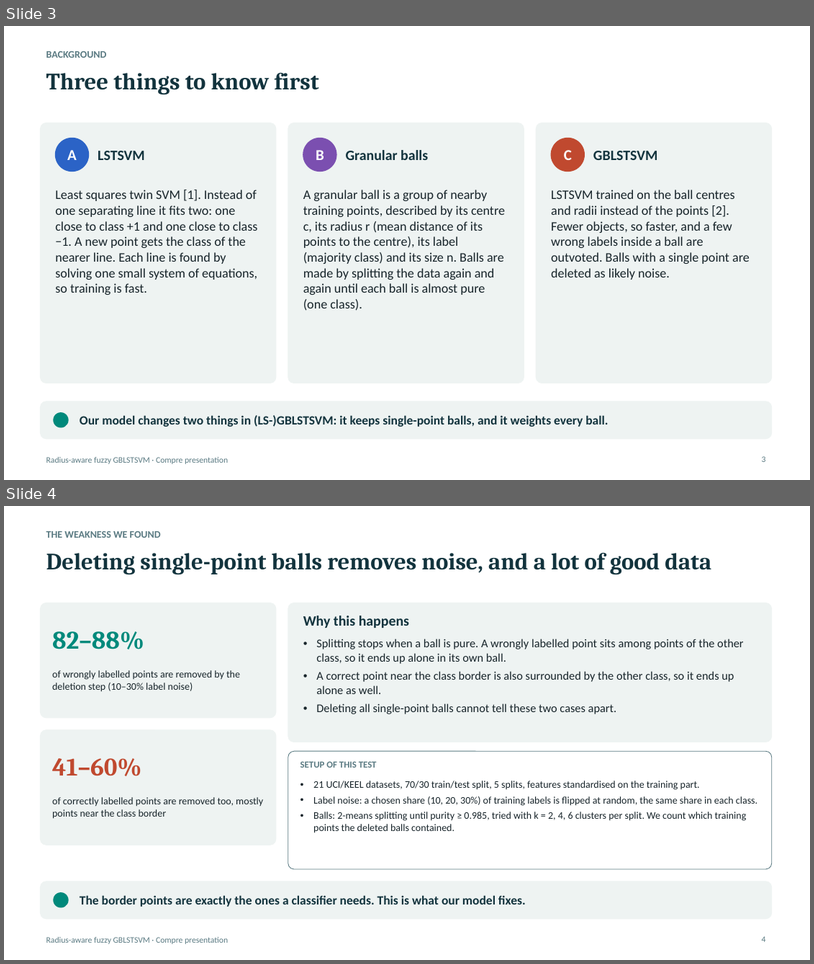
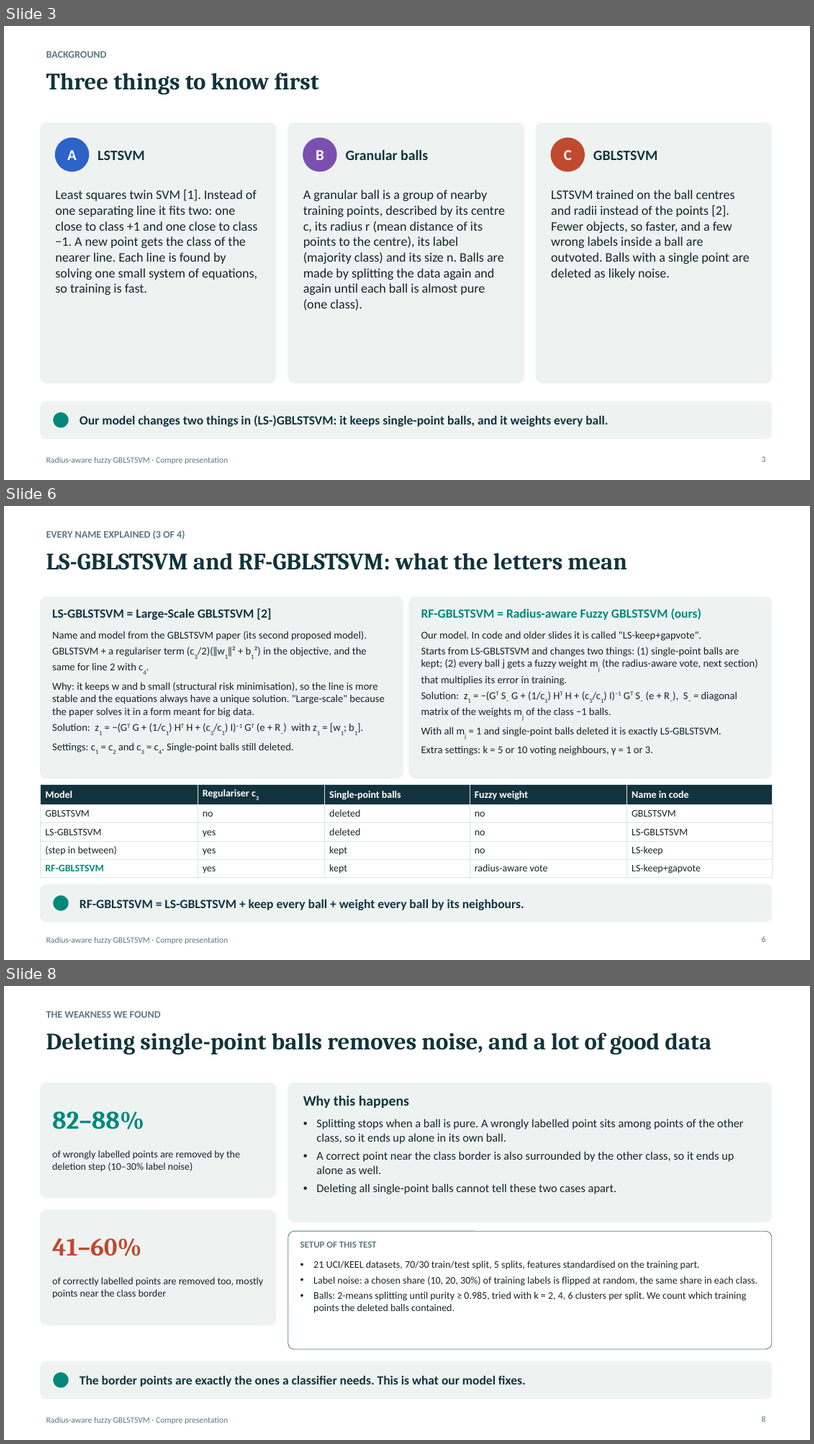
Before and after one commit to Jayagna/GBLSTSVM, a slide deck: reports/compre/compre_presentation.pptx. Shown one above the other, each under a label of ours: slides 3 and 4 before the commit, slides 3, 6 and 8 after it; the slides between them are not shown. The pictures are 814x964 and 814x1444 pixels, drawn with LibreOffice and Linux fonts; fonts in the diff are those of the drawing. Boxes give left, top, right and bottom in pixels: in the first picture for what was removed or moved away, otherwise in the second. Text is boxed around its words. In the diff, an @@ line names an element or a change of style, - is before the commit and + after.

```diff
--- a/reports/compre/compre_presentation.pptx
+++ b/reports/compre/compre_presentation.pptx
@@ slide 6 added at [4,506,810,960], background #FFFFFF; not listed: 1 template element that a slide beside it also shows @@
@@ text added at [46,530,185,539], 12 pt, text #5A7A82, bold @@
+EVERY NAME EXPLAINED (3 OF 4)
@@ title added at [46,553,628,570], 28 pt, text #12333D, bold @@
+LS-GBLSTSVM and RF-GBLSTSVM: what the letters mean
@@ rounded rectangle added at [40,597,404,778], fill #EEF3F2, outline #EEF3F2 0.75 pt @@
@@ text added at [52,608,271,620], 15 pt, text #12333D, bold @@
+LS-GBLSTSVM = Large-Scale GBLSTSVM [2]
@@ rounded rectangle added at [409,597,772,778], fill #EEF3F2, outline #EEF3F2 0.75 pt @@
@@ text added at [422,608,702,620], 15 pt, text #00897B, bold @@
+RF-GBLSTSVM = Radius-aware Fuzzy GBLSTSVM (ours)
@@ text added at [52,631,384,752], 12.5 pt, text #17242A @@
+Name and model from the GBLSTSVM paper (its second proposed model).
+GBLSTSVM + a regulariser term (c3/2)(‖w1‖² + b1²) in the objective, and the same for line 2 with c4.
+Why: it keeps w and b small (structural risk minimisation), so the line is more stable and the equations always have a unique solution. "Large-scale" because the paper solves it in a form meant for big data.
+Solution: z1 = −(GT G + (1/c1) HT H + (c3/c1) I)−1 GT (e + R−) with z1 = [w1; b1].
+Settings: c1 = c2 and c3 = c4. Single-point balls still deleted.
@@ text added at [422,631,759,755], 12.5 pt, text #17242A @@
+Our model. In code and older slides it is called "LS-keep+gapvote".
+Starts from LS-GBLSTSVM and changes two things: (1) single-point balls are kept; (2) every ball j gets a fuzzy weight mj (the radius-aware vote, next section) that multiplies its error in training.
+Solution: z1 = −(GT S− G + (1/c1) HT H + (c3/c1) I)−1 GT S− (e + R−), S− = diagonal matrix of the weights mj of the class −1 balls.
+With all mj = 1 and single-point balls deleted it is exactly LS-GBLSTSVM.
+Extra settings: k = 5 or 10 voting neighbours, γ = 1 or 3.
@@ table added at [40,784,772,876], 5 rows, 5 columns @@
+Model | Regulariser c3 | Single-point balls | Fuzzy weight | Name in code
+GBLSTSVM | no | deleted | no | GBLSTSVM
+LS-GBLSTSVM | yes | deleted | no | LS-GBLSTSVM
+(step in between) | yes | kept | no | LS-keep
+RF-GBLSTSVM | yes | kept | radius-aware vote | LS-keep+gapvote
@@ rounded rectangle added at [40,884,772,921], fill #EEF3F2, outline #EEF3F2 0.75 pt @@
@@ ellipse added at [54,896,68,910], fill #00897B, outline #00897B 1 pt @@
@@ text added at [80,898,525,910], 15 pt, text #12333D, bold @@
+RF-GBLSTSVM = LS-GBLSTSVM + keep every ball + weight every ball by its neighbours.
@@ page number added at [762,936,766,942], 10 pt, text #5A7A82 @@
+6
@@ what was slide 4 is now slide 8 @@
@@ page number at [762,1416,766,1422]: text changed @@
-4
+8
```
Also in this commit, not shown: 8 slides changed, 4 other slides added, 4 other files.
